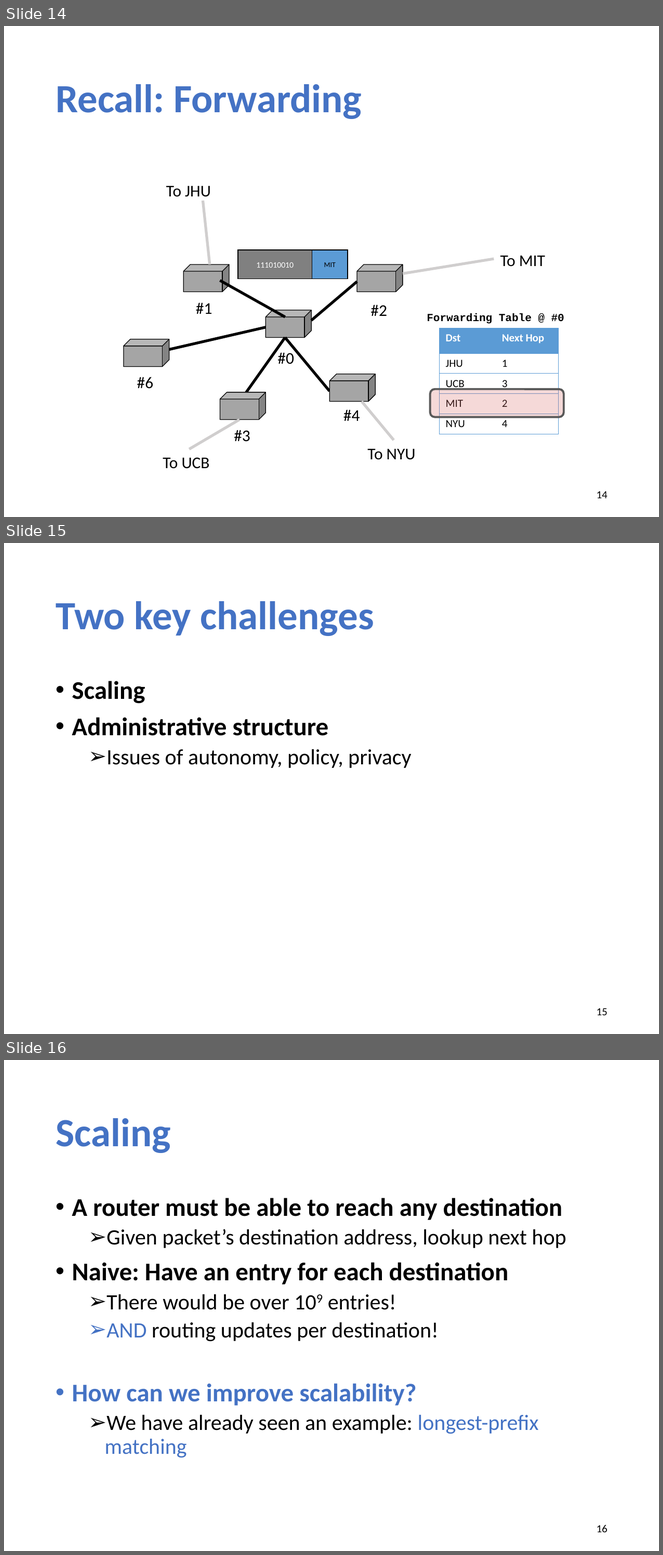
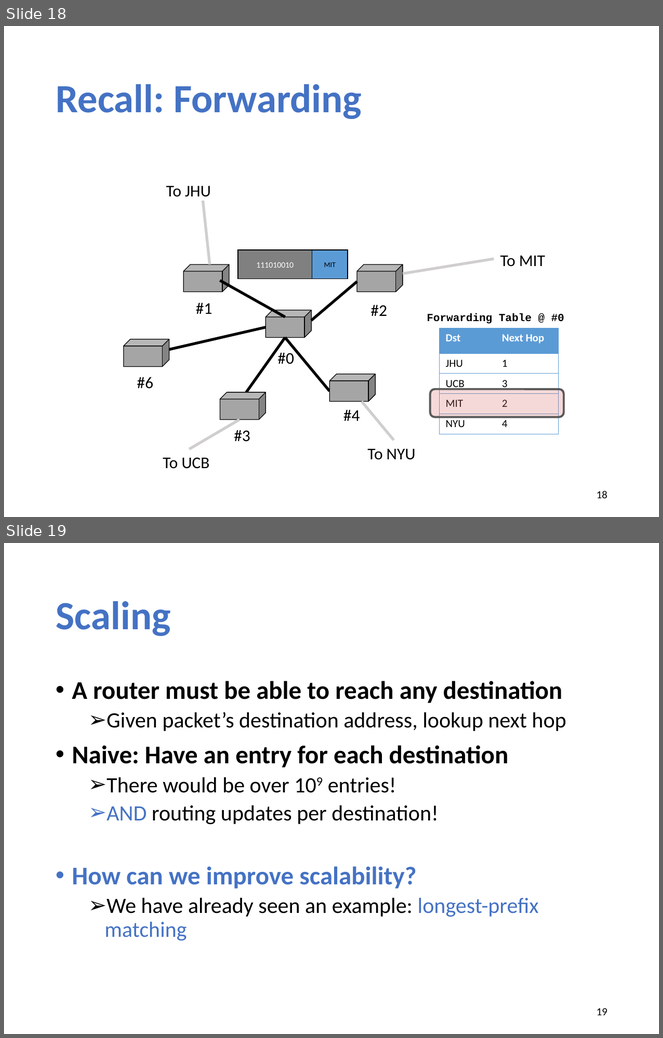
Before and after one commit to xinjin/course-net, a slide deck: slides/lec14_interdomain.pptx. Shown one above the other, each under a label of ours: slides 14, 15 and 16 before the commit, slides 18 and 19 after it. The pictures are 663x1555 and 663x1038 pixels, drawn with LibreOffice and Linux fonts; fonts in the diff are those of the drawing. Boxes give left, top, right and bottom in pixels: in the first picture for what was removed or moved away, otherwise in the second. Text is boxed around its words. In the diff, an @@ line names an element or a change of style, - is before the commit and + after.

```diff
--- a/slides/lec14_interdomain.pptx
+++ b/slides/lec14_interdomain.pptx
@@ slide 15 removed at (4,543,659,1034), background #FFFFFF @@
@@ title removed at (55,601,374,636) @@
-Two key challenges
@@ text removed at (72,681,411,768) @@
-• Scaling
-• Administrative structure
-  ➢ Issues of autonomy, policy, privacy
@@ page number removed at (597,1008,608,1016) @@
-15
@@ what was slide 14 is now slide 18 @@
@@ page number at (597,491,608,499): text changed @@
-14
+18
@@ what was slide 16 is now slide 19 @@
@@ page number at (597,1008,608,1016): text changed @@
-16
+19
```
Also in this commit, not shown: 1 slide changed, 4 slides added.
